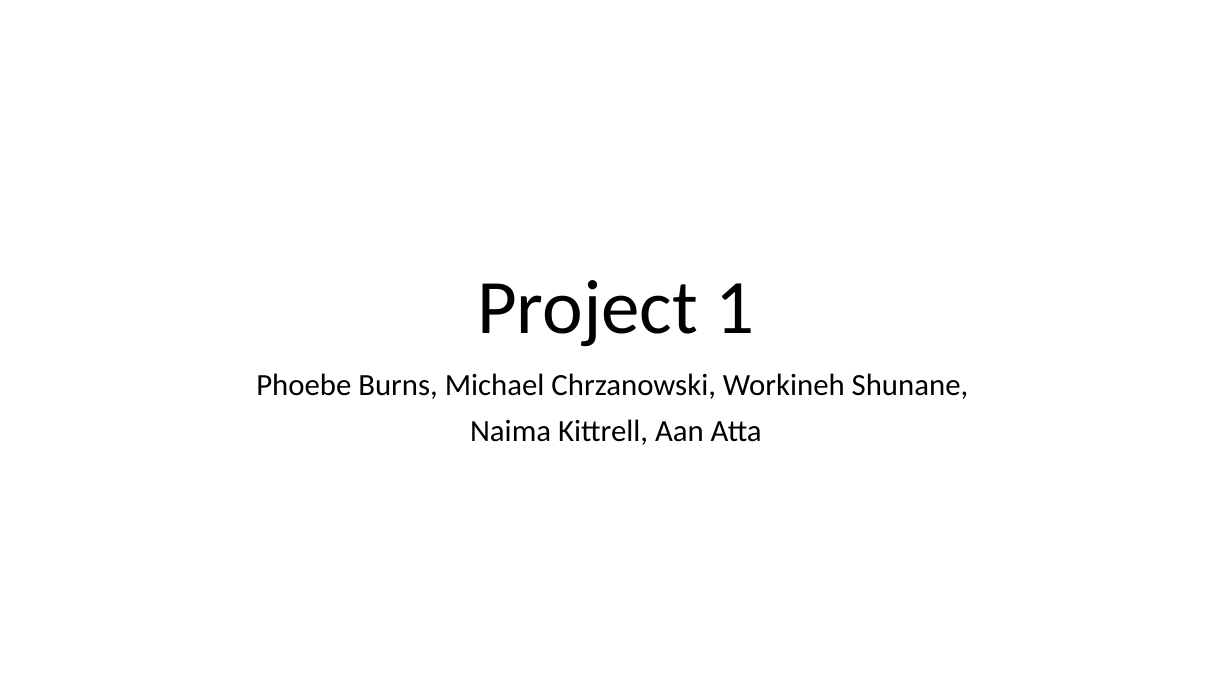
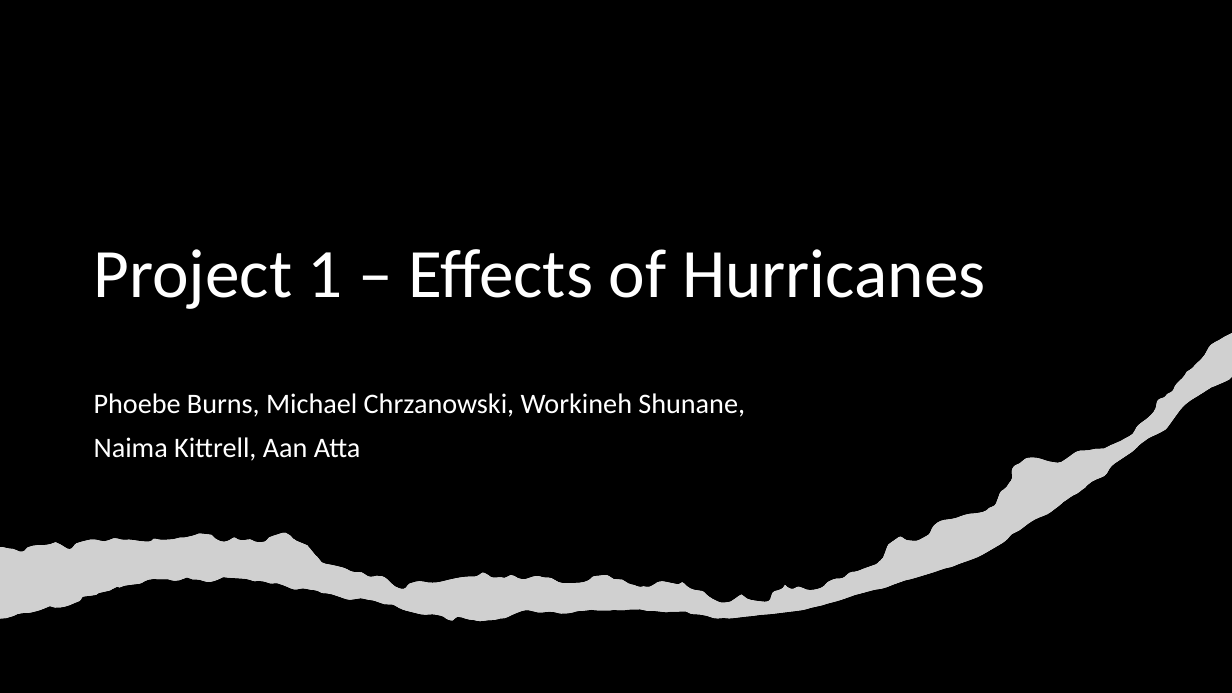
Before and after one commit to mchrzanowski27/Project1, a slide deck: slide 1 of Project 1 Presentation.pptx. Drawn at 1232x693 pixels with LibreOffice and Linux fonts; fonts in the diff are those of the drawing; grey boxes stand for pictures; background and template pictures are left out; a plain dark background stands for a picture behind light text. Boxes give left, top, right and bottom in pixels: in the first picture for what was removed or moved away, otherwise in the second. Text is boxed around its words. In the diff, an @@ line names an element or a change of style, - is before the commit and + after.

```diff
--- a/Project 1 Presentation.pptx
+++ b/Project 1 Presentation.pptx
@@ rectangle added at bbox=[0, 0, 1232, 693], fill #000000 @@
@@ freeform shape added at bbox=[0, 0, 1232, 610], fill gradient #000000 @@
@@ title at bbox=[94, 249, 986, 309]: text changed; size 60 to 54 pt; text colour #000000 to #FFFFFF @@
-Project 1
+Project 1 – Effects of Hurricanes
@@ freeform shape added at bbox=[0, 333, 1232, 621], fill #FFFFFF @@
@@ picture added at bbox=[0, 333, 1232, 621] @@
@@ subtitle "Phoebe Burns, Michael Chrzanowski, Workineh ...": place and size @@
-subtitle "Phoebe Burns, Michael Chrzanowski, Workineh ..." at bbox=[256, 373, 969, 445]
+subtitle "Phoebe Burns, Michael Chrzanowski, Workineh ..." at bbox=[94, 393, 745, 461]
@@ subtitle "Phoebe Burns, Michael Chrzanowski, Workineh ..." at bbox=[94, 393, 745, 461]: size 24 to 22 pt, text colour #000000 to #FFFFFF; alignment centre to left @@
```
Also in this commit, not shown: 5 other slides changed, 1 other file.
